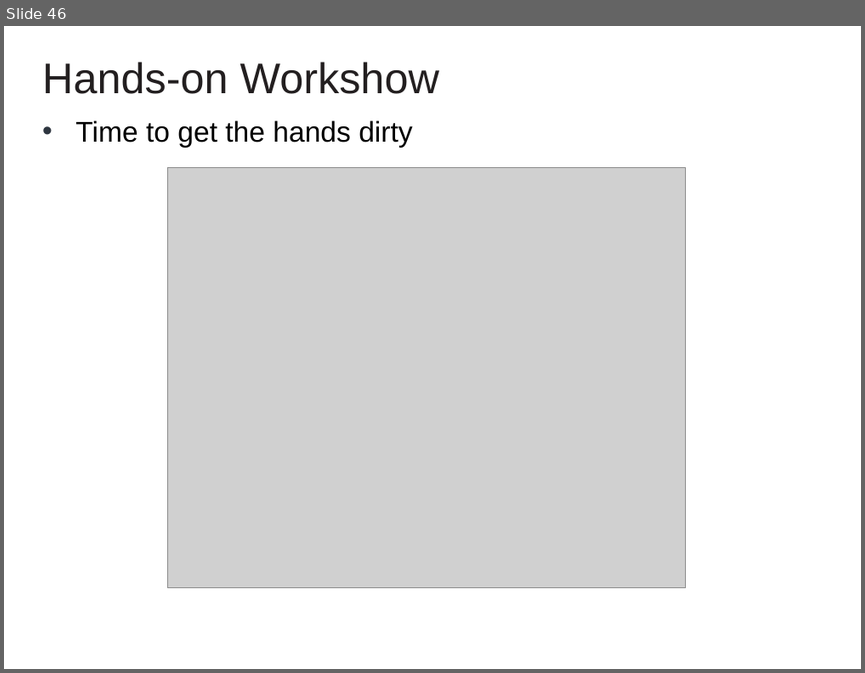
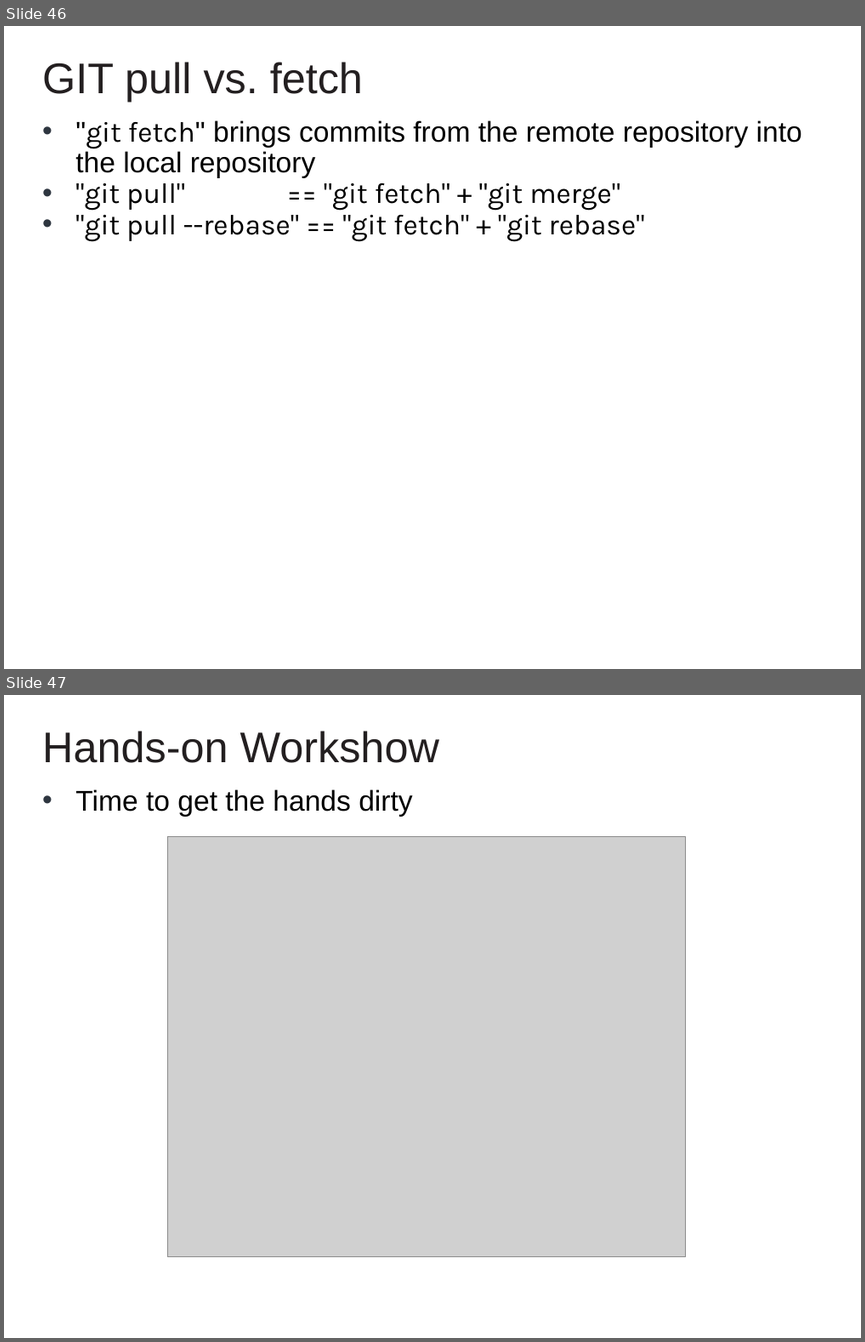
Before and after one commit to cvmocanu/git-presentation, a slide deck: GIT Presentation.pptx. Shown one above the other, each under a label of ours: slide 46 before the commit, slides 46 and 47 after it. The pictures are 865x673 and 865x1342 pixels, drawn with LibreOffice and Linux fonts; fonts in the diff are those of the drawing; grey boxes stand for pictures; background and template pictures are left out. Boxes give left, top, right and bottom in pixels: in the first picture for what was removed or moved away, otherwise in the second. Text is boxed around its words. In the diff, an @@ line names an element or a change of style, - is before the commit and + after.

Commit message:
add slide about pull

```diff
--- a/GIT Presentation.pptx
+++ b/GIT Presentation.pptx
@@ slide 46 added at bbox=[4, 26, 861, 669], background #FFFFFF @@
@@ text added at bbox=[42, 62, 363, 102], 36 pt, text #231F20 @@
+GIT pull vs. fetch
@@ text added at bbox=[75, 120, 802, 241], 24 pt, text #000000 @@
+• "git fetch" brings commits from the remote repository into the local repository
+• "git pull" == "git fetch" + "git merge"
+• "git pull --rebase" == "git fetch" + "git rebase"
@@ what was slide 46 is now slide 47 @@
```
